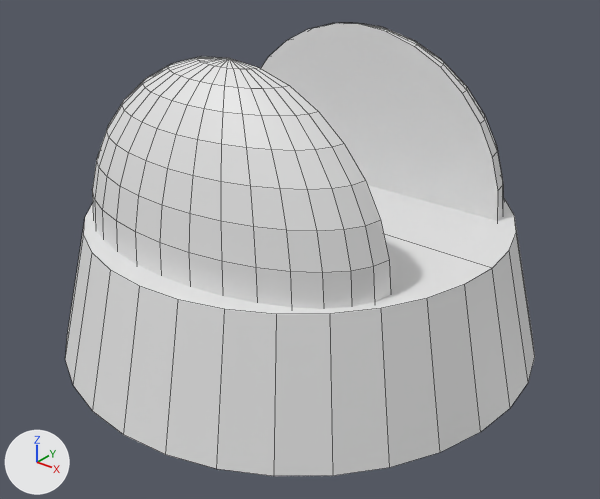
The FBX model Assets/Prefabs/SixAxisRobot/Models/BaseJoint.fbx as it was, and as the next commit left it.
Camera for both pictures: a 50 mm camera at (2.27, -2.84, 1.86) aimed at (0.07, -0.09, 0.15). Lighting does not change. The marker at lower left points along +X, +Y and +Z. Mesh edges are drawn as thin lines. Where no turn or scale is listed for an object, it has been applied to the vertices.

The scene before the commit, as lines of its bpy script (objects in view):
```python
me_cylinder = bpy.data.meshes.new('Cylinder')
me_cylinder.from_pydata(...)  # 338 vertices, 293 faces; spans x -1.15..1.15, y -1.15..1.15, z -0.31..1.1
ob_cylinder = bpy.data.objects.new('Cylinder', me_cylinder)
ob_cylinder.location = (0.0, 0.0, 0.0)
```
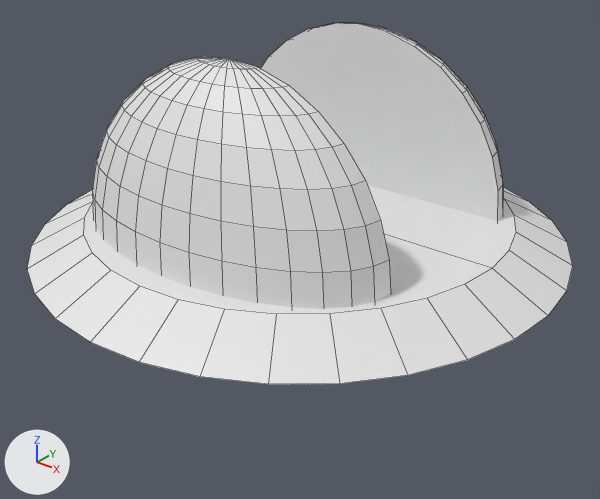
What the commit changed:
me_cylinder has 338 vertices, 293 faces and spans x -1.15..1.15, y -1.15..1.15, z -0.31..1.1.
me_cylinder is used by ob_cylinder; location (0.0, 0.0, 0.0).
me_cylinder part 1: all 32 vertices in x -1.15..1.15, y -1.15..1.15, z -0.31 are scaled about their middle by (1.09, 1.09, 1.1), then moved by (0.0, 0.0, 0.5).

Location of each change, [x1, y1, x2, y2] in pixels of the pictures (600 x 499 px; the box of a moved part takes in the faces that stretch with it):
'Cylinder', reshaped (16% wider, 20% shorter)
    before: [65, 23, 535, 476]
    after: [27, 23, 573, 384]
part 1 of me_cylinder, moved or reshaped
    before: [65, 220, 535, 476]
    after: [27, 187, 573, 384]
